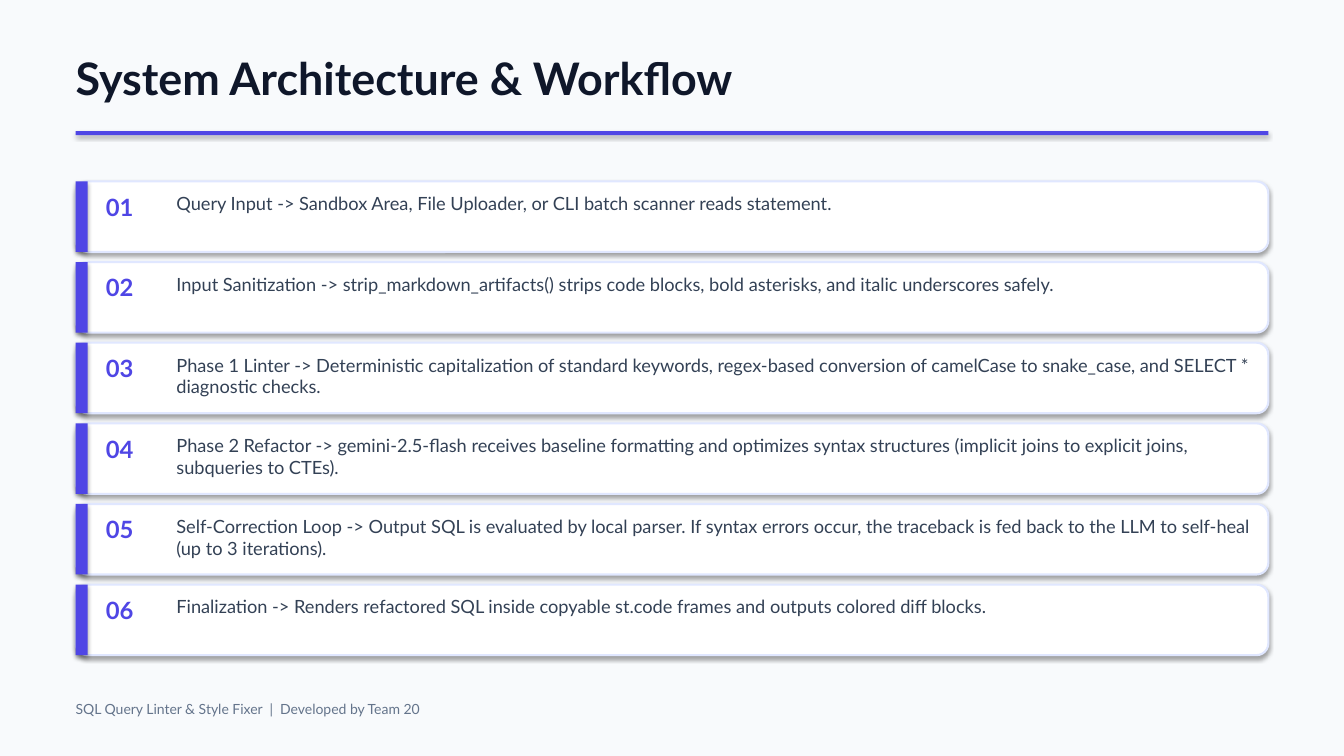
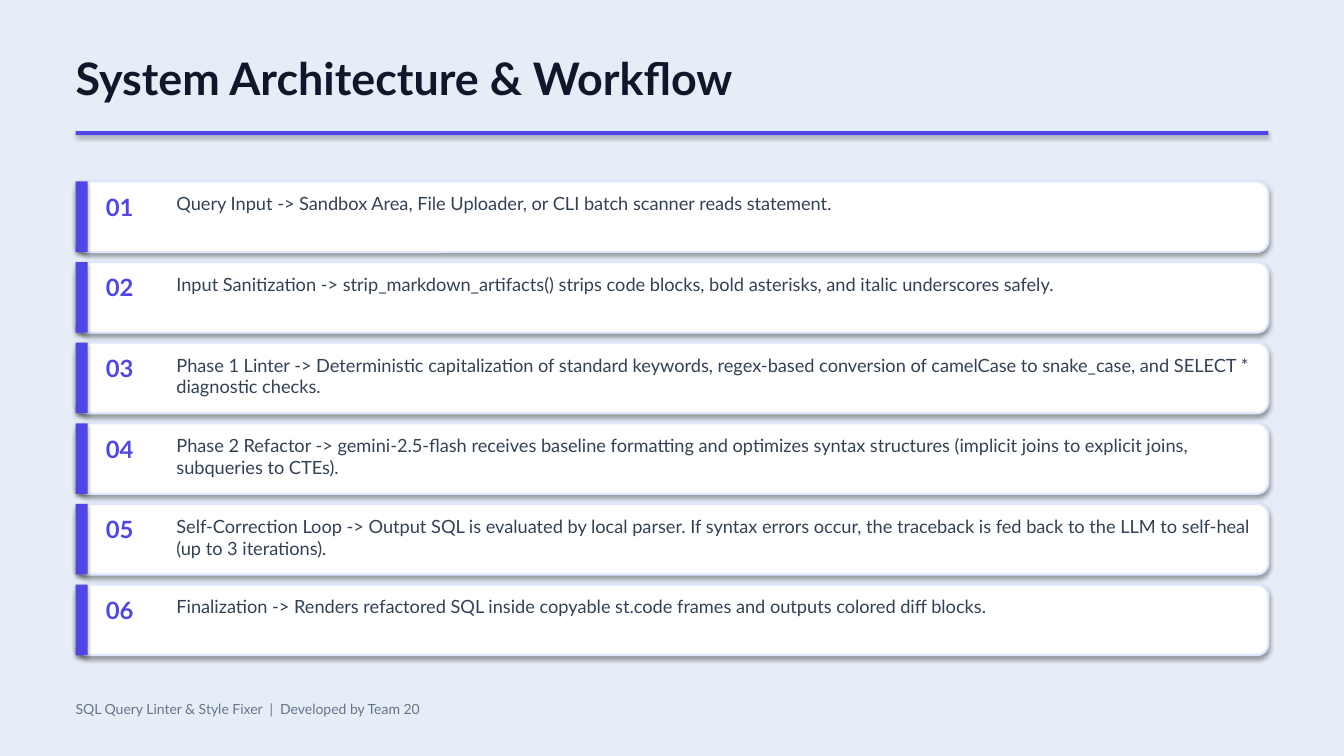
Before and after one commit to bharathpyla/sql-query-linter-style-fixer, a slide deck: slide 5 of Presentation.pptx. Drawn at 1344x756 pixels with LibreOffice and Linux fonts; fonts in the diff are those of the drawing. Boxes give left, top, right and bottom in pixels: in the first picture for what was removed or moved away, otherwise in the second. Text is boxed around its words. In the diff, an @@ line names an element or a change of style, - is before the commit and + after.

Commit message:
Update presentation Presentation.pptx with modern sky blue canvas theme

```diff
--- a/Presentation.pptx
+++ b/Presentation.pptx
@@ background #F8FAFC to #E6EDF6 @@
```
Also in this commit, not shown: 7 other slides changed.
